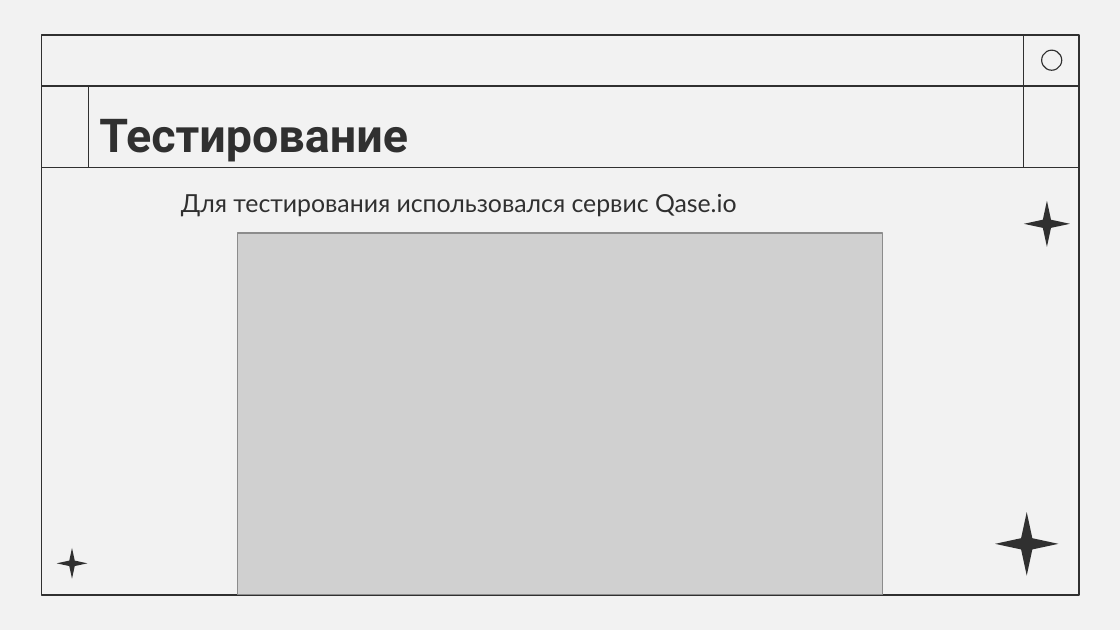
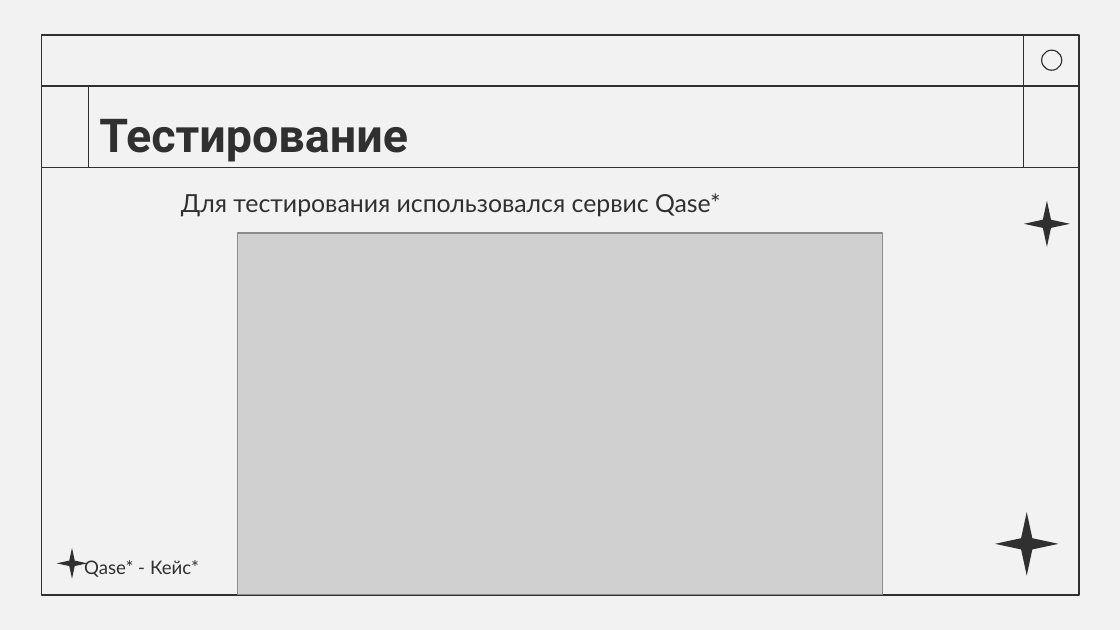
Before and after one commit to BisLAnN/Square, a slide deck: slide 5 of презентация.pptx. Drawn at 1120x630 pixels with LibreOffice and Linux fonts; fonts in the diff are those of the drawing; grey boxes stand for pictures. Boxes give left, top, right and bottom in pixels: in the first picture for what was removed or moved away, otherwise in the second. Text is boxed around its words. In the diff, an @@ line names an element or a change of style, - is before the commit and + after.

```diff
--- a/презентация.pptx
+++ b/презентация.pptx
@@ text at (181,193,721,217): text changed @@
-Для тестирования использовался сервис Qase.io
+Для тестирования использовался сервис Qase*
@@ text added at (84,560,199,577), 12 pt, text #303030 @@
+Qase* - Кейс*
```
Also in this commit, not shown: 2 other slides changed, 1 slide added, 3 other files.
